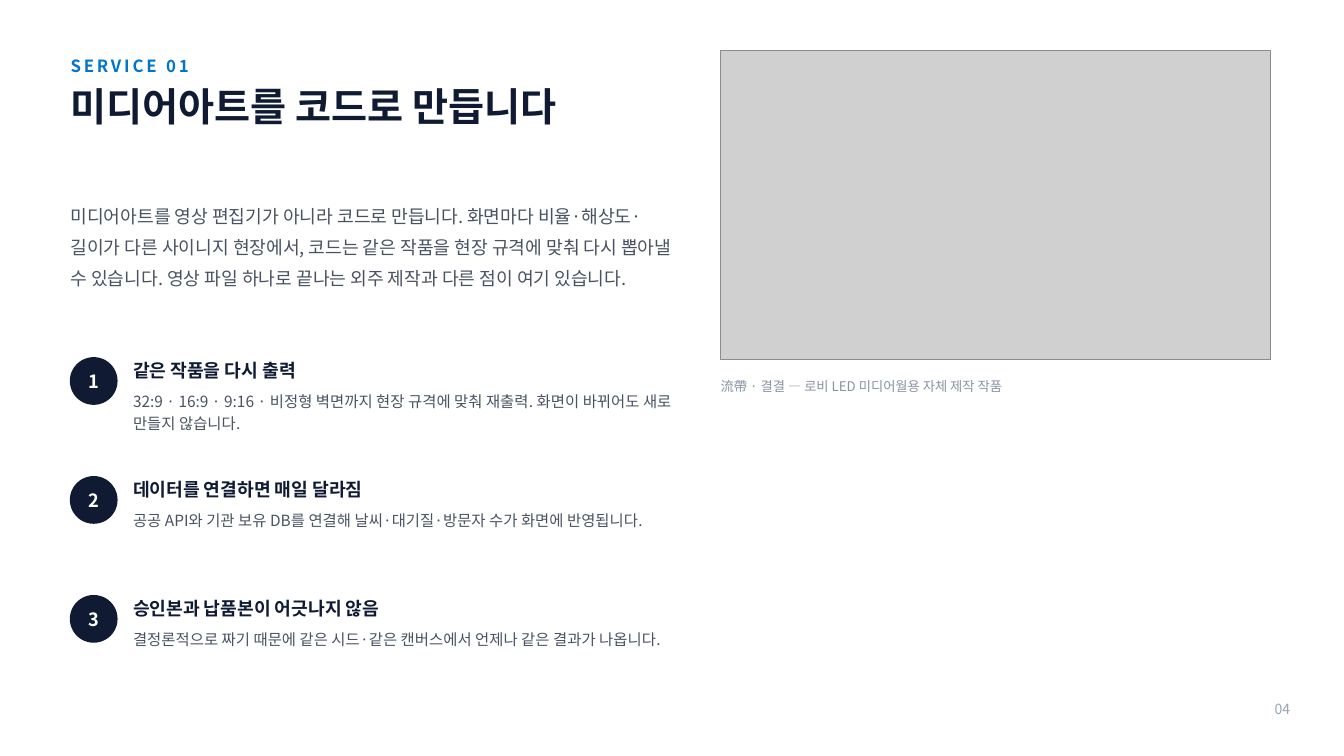
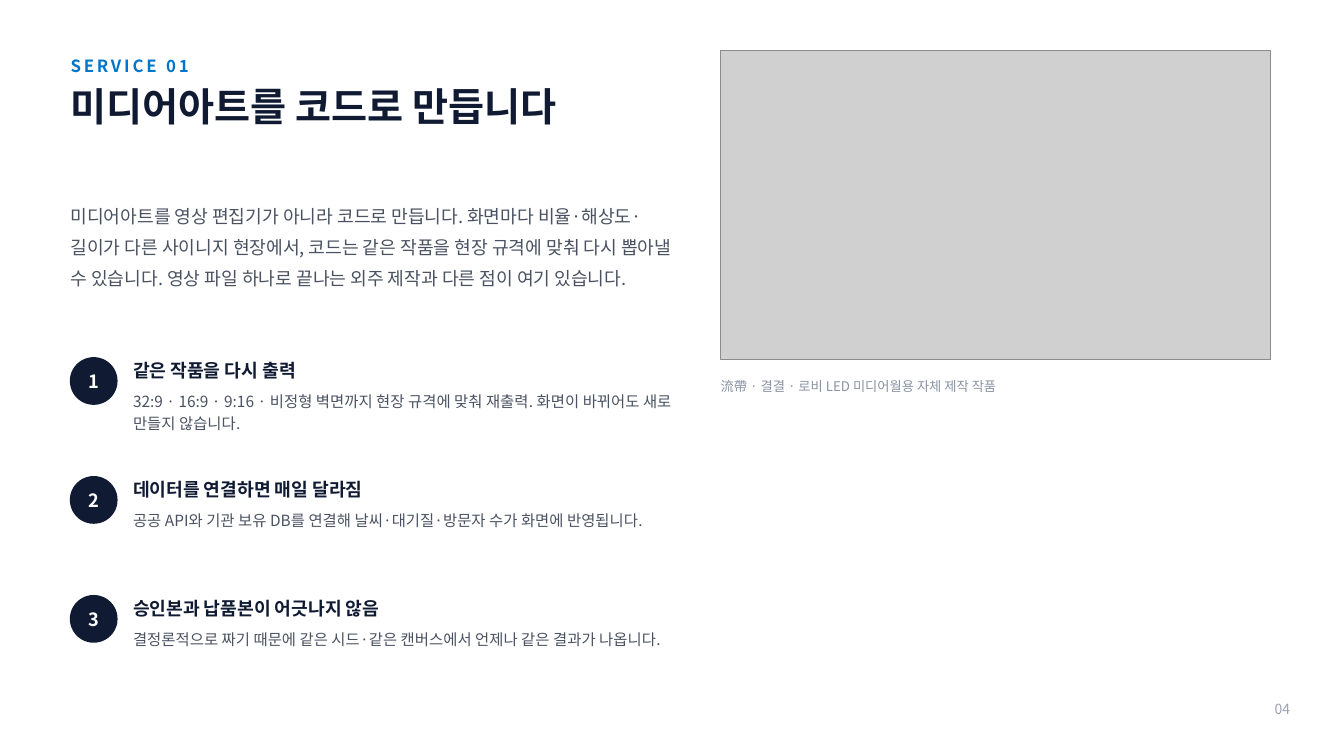
Before and after one commit to bradleyHong/oneul-bomnal, a slide deck: slide 4 of docs/오늘은봄날_회사소개서.pptx. Drawn at 1344x756 pixels with LibreOffice and Linux fonts; fonts in the diff are those of the drawing; grey boxes stand for pictures. Boxes give left, top, right and bottom in pixels: in the first picture for what was removed or moved away, otherwise in the second. Text is boxed around its words. In the diff, an @@ line names an element or a change of style, - is before the commit and + after.

```diff
--- a/docs/오늘은봄날_회사소개서.pptx
+++ b/docs/오늘은봄날_회사소개서.pptx
@@ text at [721,380,996,392]: text changed @@
-流帶 · 결결 — 로비 LED 미디어월용 자체 제작 작품
+流帶 · 결결 · 로비 LED 미디어월용 자체 제작 작품
```
Also in this commit, not shown: 8 other slides changed, 1 slide added, 1 other file.
